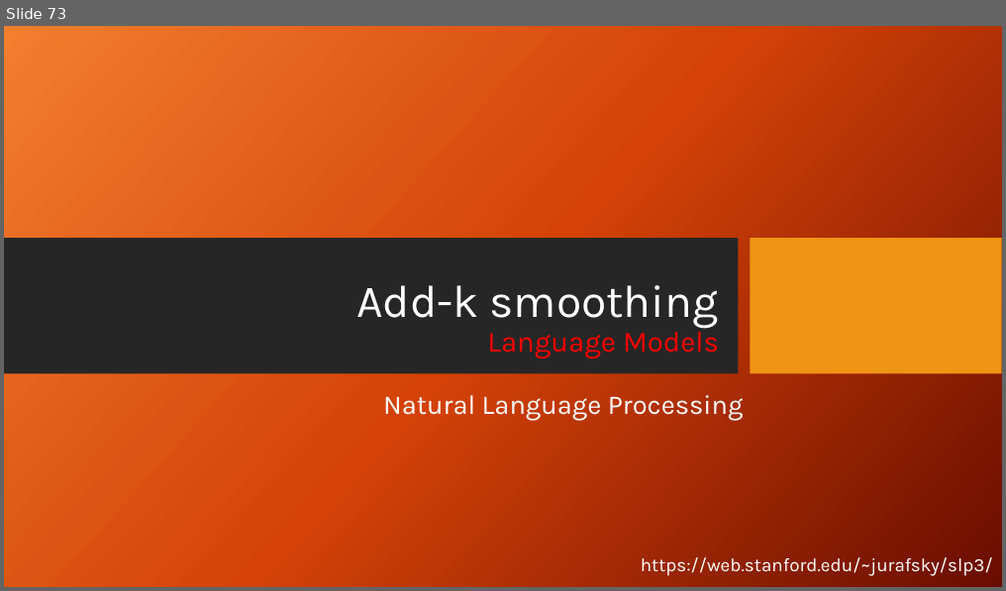
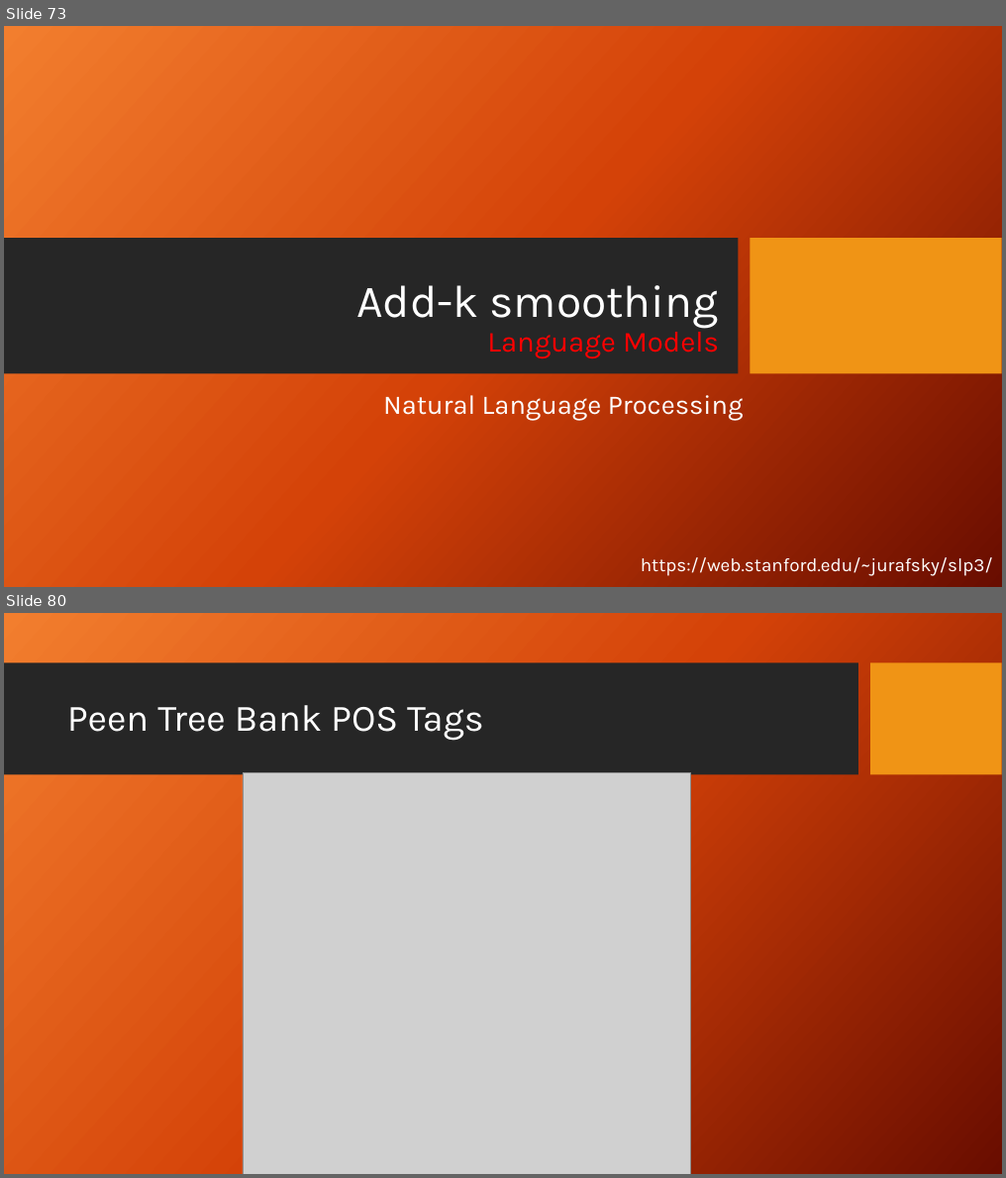
Before and after one commit to FaisalAhmedBijoy/Natural-Language-Processing-with-Python, a slide deck: docs/NLP_bangla_tutorial.pptx. Shown one above the other, each under a label of ours: slide 73 before the commit, slides 73 and 80 after it; the slides between them are not shown. The pictures are 1006x591 and 1006x1178 pixels, drawn with LibreOffice and Linux fonts; fonts in the diff are those of the drawing; grey boxes stand for pictures; background and template pictures are left out. Boxes give left, top, right and bottom in pixels: in the first picture for what was removed or moved away, otherwise in the second. Text is boxed around its words. In the diff, an @@ line names an element or a change of style, - is before the commit and + after.

```diff
--- a/docs/NLP_bangla_tutorial.pptx
+++ b/docs/NLP_bangla_tutorial.pptx
@@ slide 80 added at (4,613,1002,1174), background picture (left out) @@
@@ rectangle added at (4,663,858,775), fill #262626 @@
@@ rectangle added at (871,663,1002,775), fill #F09415 @@
@@ title added at (67,705,484,740), 36 pt, text #FFFFFF @@
+Peen Tree Bank POS Tags
@@ picture added at (243,773,691,1174) @@
```
Also in this commit, not shown: 11 other slides added, 1 slide removed.
